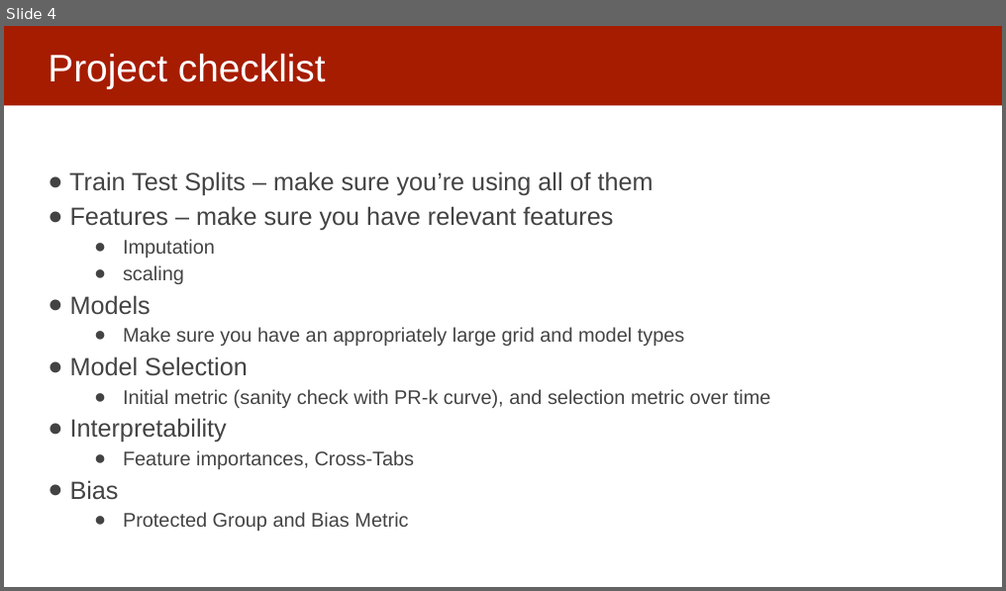
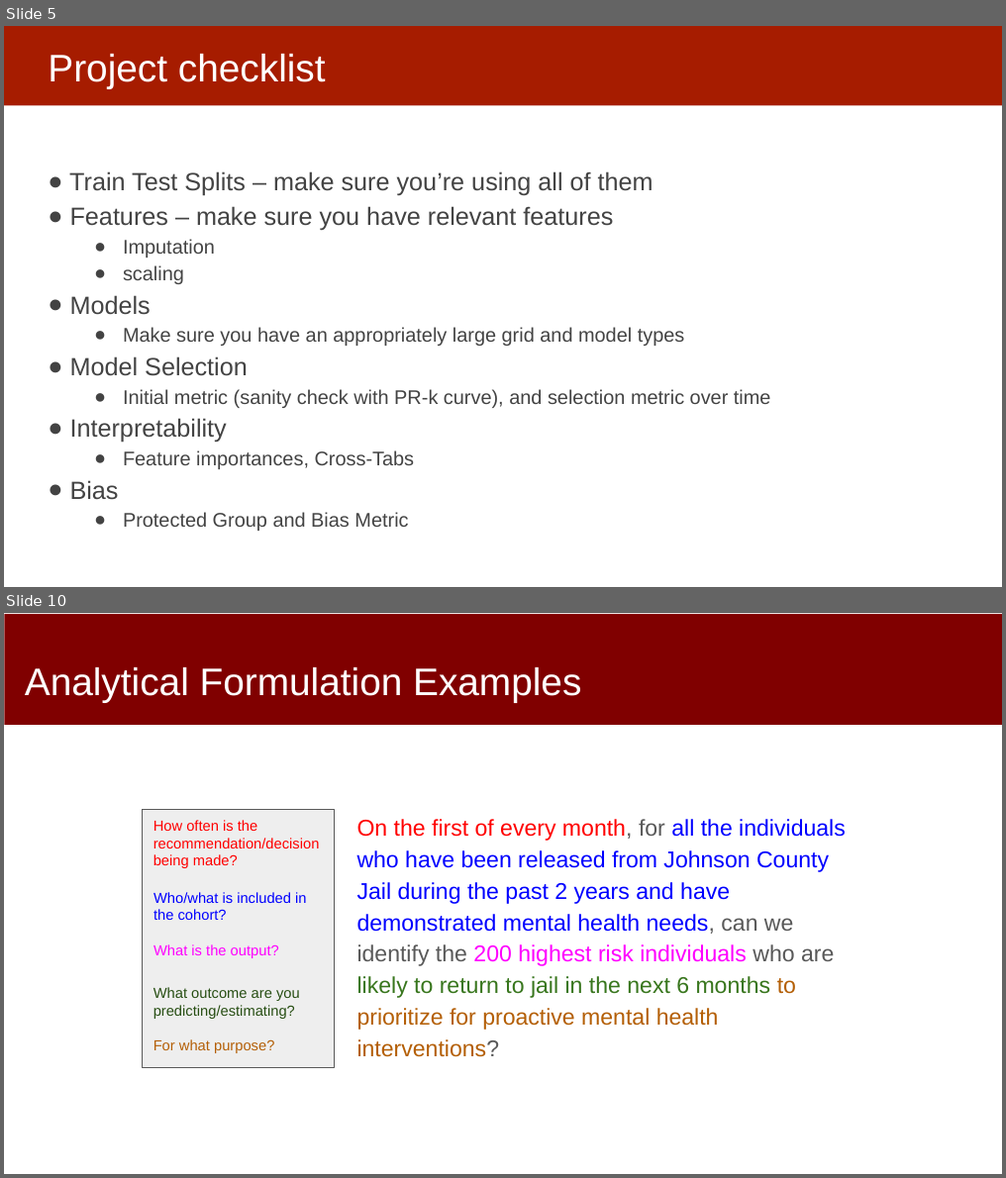
Before and after one commit to dssg/mlforpublicpolicylab, a slide deck: 14 - Presentations and Wrap-Up/causal inference.pptx. Shown one above the other, each under a label of ours: slide 4 before the commit, slides 5 and 10 after it; the slides between them are not shown. The pictures are 1006x591 and 1006x1178 pixels, drawn with LibreOffice and Linux fonts; fonts in the diff are those of the drawing. Boxes give left, top, right and bottom in pixels: in the first picture for what was removed or moved away, otherwise in the second. Text is boxed around its words. In the diff, an @@ line names an element or a change of style, - is before the commit and + after.

```diff
--- a/14 - Presentations and Wrap-Up/causal inference.pptx
+++ b/14 - Presentations and Wrap-Up/causal inference.pptx
@@ slide 10 added at box(4, 613, 1002, 1174), background #FFFFFF @@
@@ rectangle added at box(5, 614, 1002, 725), fill #800000 @@
@@ title added at box(25, 667, 581, 702), 37 pt, text #FFFFFF @@
+Analytical Formulation Examples
@@ rectangle added at box(143, 809, 334, 1067), fill #EEEEEE, outline #595959 0.75 pt @@
@@ text added at box(153, 820, 320, 868), 14 pt, text #FF0000 @@
+How often is the recommendation/decision being made?
@@ text added at box(357, 819, 846, 1058), 22 pt, text #0000FF @@
+On the first of every month, for all the individuals who have been released from Johnson County Jail during the past 2 years and have demonstrated mental health needs, can we identify the 200 highest risk individuals who are likely to return to jail in the next 6 months to prioritize for proactive mental health interventions?
@@ text added at box(153, 892, 306, 920), 14 pt, text #0000FF @@
+Who/what is included in the cohort?
@@ text added at box(153, 945, 279, 959), 14 pt, text #FF00FF @@
+What is the output?
@@ text added at box(153, 987, 300, 1054), 14 pt, text #274E13 @@
+What outcome are you predicting/estimating?
+For what purpose?
@@ what was slide 4 is now slide 5 @@
```
Also in this commit, not shown: 3 slides changed, 19 other slides added.
